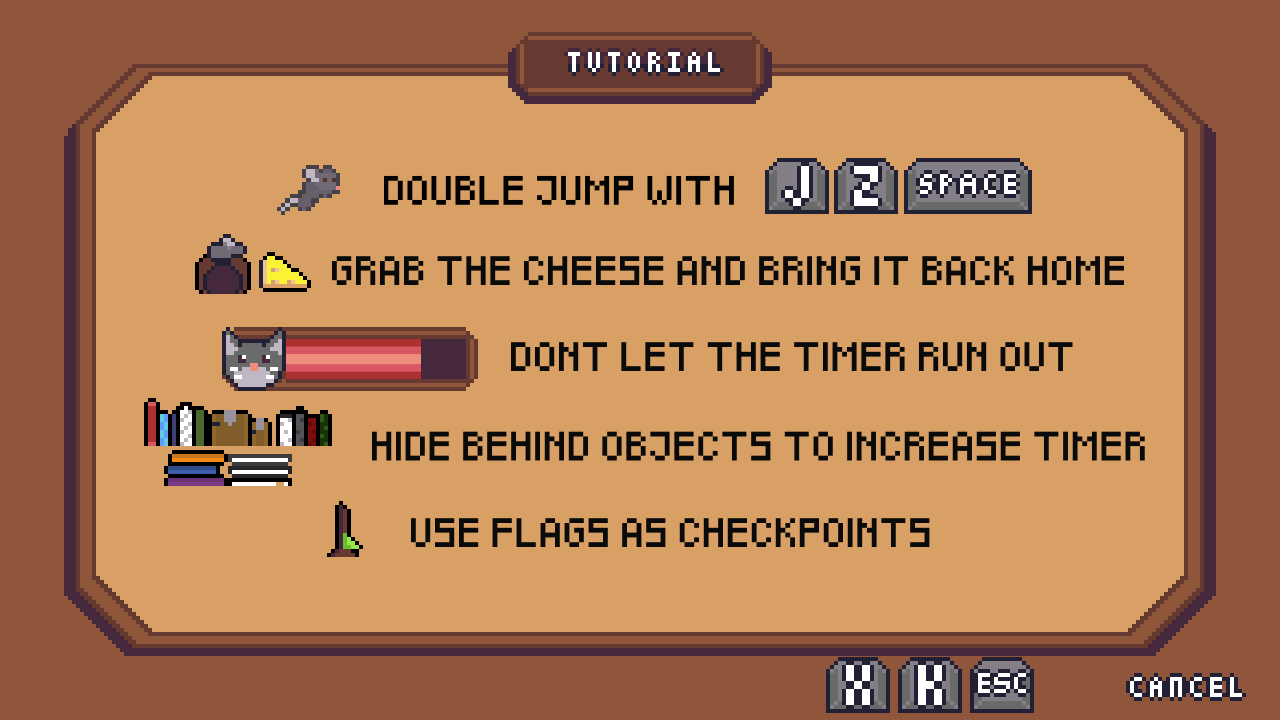
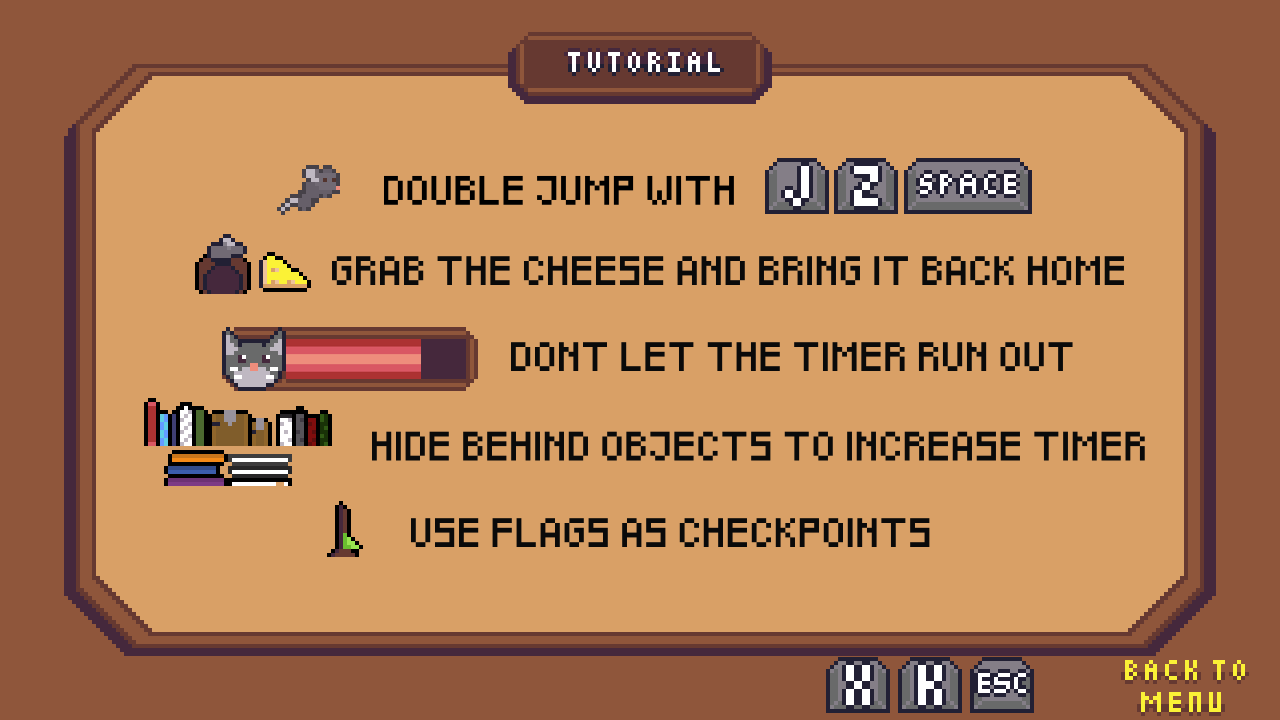
Before/after of a (1280, 720) layered artwork. What changed in the layer stack:
painted on "Paint Layer 7 (pasted)" over [1121, 660, 1249, 716]
painted on "Background" (11th of 11) over [1121, 660, 1249, 716]
